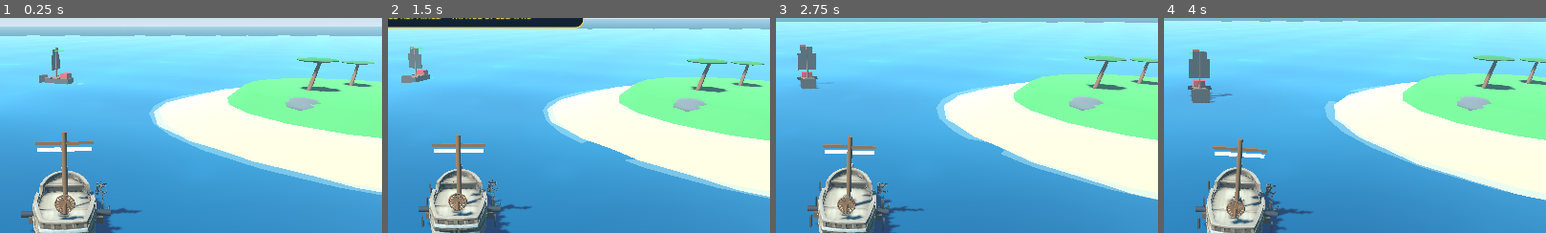
Above: before the commit, frames 1-4 (left to right).
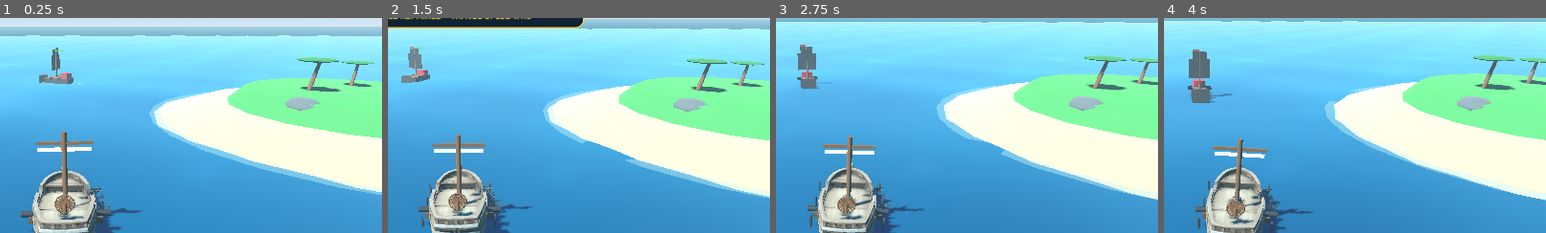
Above: after the commit, the same moments.

Repository: za99405com-ui/Pirate-Seasonline
Game: Godot game, scene res://scenes/world/world.tscn
Same seed, same stepped clock (60 frames per second), same inputs: the game is played once before the commit and once after it.
Inputs:
- Up to frame 1 (0.25 s): no input
- Up to frame 2 (1.5 s): click "UPGRADE 75 G" at 0.5 s; click "UPGRADE 120 G" at 1.25 s
- Up to frame 3 (2.75 s): click "UPGRADE 180 G" at 2 s
- Up to frame 4 (4 s): click "UPGRADE 250 G" at 2.75 s; click "UPGRADE 340 G" at 3.5 s
The pictures show only the part of the screen within x 42-92%, y 15-65%; the shares and areas given below are measured in that part.

The runs differ from the first frame. In frame 1, 0.2% of the frame differs, in the area x 23-32%, y 76-92%; in frame 2, 0.2%; in frame 3, 0.2%; in frame 4, 0.2%.

Commit message:
Parent stowed anchor to ship Visuals/holder; detach only for throw then reattach to hull

Diff:
--- a/godot_game/scripts/player/anchor_rig.gd
+++ b/godot_game/scripts/player/anchor_rig.gd
@@ -1,14 +1,17 @@
 class_name AnchorRig
 extends Node3D
-## Starboard anchor attached beside the forward-right gunwale.
-## The anchor is thrown outward (+X), never backward toward the stern.
-## Its world-space pin and curved rope give the bow a real mooring point.
+## The wooden bracket and the raised anchor are literally children of Visuals.
+## They bob/roll with the hull. ONLY when thrown does the anchor detach into
+## world space. When fully raised it reattaches to the ship-side holder.
 
 enum State { RAISED, LOWERING, SET, RAISING }
 
 @export var anchor_model_path: String = "res://assets/models/Anchor_Mobile_2048.glb"
 @export var holder_model_path: String = "res://assets/models/Anchor_Holder_Mobile_2048.glb"
-@export var mount_offset: Vector3 = Vector3(2.06, 1.38, -1.47)
+# Holder's wooden backplate intersects the starboard hull; never hovers outside.
+@export var mount_offset: Vector3 = Vector3(1.78, 1.05, -1.48)
+# Top metal anchor ring rests against the hooked bracket.
+@export var stow_socket: Vector3 = Vector3(0.46, 0.37, 0.0)
 @export var sea_floor_y: float = -3.5
 @export var lowering_speed: float = 5.8
 @export var raising_speed: float = 4.2
@@ -22,49 +25,51 @@
 var _anchor_position: Vector3 = Vector3.ZERO
 var _drop_progress: float = 0.0
 var _throw_start: Vector3 = Vector3.ZERO
+var _ship: Node3D
+var _visuals: Node3D
 var _holder: Node3D
 var _anchor: Node3D
 var _rope: MeshInstance3D
-var _ship: Node3D
 var _rope_refresh: int = 0
 var _splash_life: float = 0.0
 var _splash: MeshInstance3D
 
 func _ready() -> void:
 	_ship = get_parent() as Node3D
+	_visuals = _ship.get_node("Visuals") as Node3D
 	_holder = Node3D.new()
 	_holder.name = "StarboardAnchorHolder"
-	add_child(_holder)
-	if not _try_load_asset(_holder, holder_model_path, 0.9):
+	_visuals.add_child(_holder)
+	_holder.position = mount_offset
+	if not _try_load_asset(_holder, holder_model_path, 0.90):
 		_fallback_holder(_holder)
-	_holder.rotation.y = -0.18
 
 	_anchor = Node3D.new()
 	_anchor.name = "WorldAnchor"
-	add_child(_anchor)
-	_anchor.top_level = true
+	_holder.add_child(_anchor)
+	_anchor.position = stow_socket
 	if not _try_load_asset(_anchor, anchor_model_path, 1.22):
 		_fallback_anchor(_anchor)
 	else:
-		# Place the topmost part of the imported mesh right at the rope
-		# attachment pivot. The model stays alongside the hull when stowed.
+		# The exported GLB origin is not the rope eye. Find the imported
+		# transformed mesh AABB and move the *model* so the top ring touches
+		# the Anchor node pivot, even with the importer X-axis correction.
 		var model := _anchor.get_child(0) as Node3D
-		var imported_mesh: MeshInstance3D = _find_mesh(model)
-		if imported_mesh:
-			# GLBs include an X-axis import rotation. A raw mesh AABB is
-			# NOT the visible scene AABB: measure transformed corners.
-			var raw_box: AABB = imported_mesh.get_aabb()
-			var minimum: Vector3 = Vector3(INF, INF, INF)
-			var maximum: Vector3 = Vector3(-INF, -INF, -INF)
+		var mesh: MeshInstance3D = _find_mesh(model)
+		if mesh:
+			var bounds: AABB = mesh.get_aabb()
+			var lo: Vector3 = Vector3(INF, INF, INF)
+			var hi: Vector3 = Vector3(-INF, -INF, -INF)
 			for i in range(8):
-				var corner: Vector3 = _anchor.to_local(imported_mesh.to_global(raw_box.get_endpoint(i)))
-				minimum = minimum.min(corner)
-				maximum = maximum.max(corner)
+				var local_pt: Vector3 = _anchor.to_local(mesh.to_global(bounds.get_endpoint(i)))
+				lo = lo.min(local_pt)
+				hi = hi.max(local_pt)
 			model.position -= Vector3(
-				(minimum.x + maximum.x) * 0.5,
-				maximum.y,
-				(minimum.z + maximum.z) * 0.5
+				(lo.x + hi.x) * 0.5,
+				hi.y,
+				(lo.z + hi.z) * 0.5
 			)
+	_anchor_position = _anchor.global_position
 
 	_rope = MeshInstance3D.new()
 	_rope.name = "CurvedAnchorRope"
@@ -74,6 +79,7 @@
 	rope_material.cull_mode = BaseMaterial3D.CULL_DISABLED
 	_rope.material_override = rope_material
 	_rope.cast_shadow = GeometryInstance3D.SHADOW_CASTING_SETTING_OFF
+	_rope.visible = false
 
 	_splash = MeshInstance3D.new()
 	_splash.name = "AnchorEntryRipple"
@@ -90,40 +96,54 @@
 	add_child(_splash)
 	_splash.top_level = true
 	_splash.visible = false
-	call_deferred("_reset_visuals")
+
+func _stowed_ring() -> Vector3:
+	# The anchor pivot and the holder share the SAME parent when raised.
+	return _holder.to_global(stow_socket)
 
 func get_attachment_position() -> Vector3:
-	return _attachment_position() + _ship.global_basis * Vector3(0.16, -0.04, 0.0)
-
-func _attachment_position() -> Vector3:
-	if not is_instance_valid(_ship):
-		return Vector3.ZERO
-	var ship_visuals: Node3D = _ship.get_node_or_null("Visuals") as Node3D
-	if ship_visuals:
-		return ship_visuals.to_global(mount_offset)
-	return _ship.to_global(mount_offset)
-
-func _stowed_ring() -> Vector3:
-	return _attachment_position() + _ship.global_basis * Vector3(0.18, -0.11, 0.0)
+	return _holder.to_global(stow_socket + Vector3(0.0, 0.05, 0.0))
+
+func _is_stowed_parent() -> bool:
+	return _anchor.get_parent() == _holder
+
+func _release_into_world() -> void:
+	if not _is_stowed_parent():
+		return
+	var in_world: Transform3D = _anchor.global_transform
+	_anchor.reparent(self, true)
+	_anchor.top_level = true
+	_anchor.global_transform = in_world
+	_anchor_position = in_world.origin
+
+func _attach_to_holder() -> void:
+	if not _is_stowed_parent():
+		_anchor.top_level = false
+		_anchor.reparent(_holder, false)
+	_anchor.top_level = false
+	_anchor.position = stow_socket
+	_anchor.rotation = Vector3.ZERO
+	_anchor.scale = Vector3.ONE
+	_anchor_position = _anchor.global_position
+	_rope.visible = false
 
 func _reset_visuals() -> void:
 	if not is_instance_valid(_ship) or not is_instance_valid(_anchor):
 		return
-	_anchor_position = _stowed_ring()
-	_anchor.global_position = _anchor_position
-	_update_holder_position()
-	_update_rope()
+	_attach_to_holder()
 
 func toggle() -> void:
 	if state == State.RAISED or state == State.RAISING:
-		_throw_start = _stowed_ring()
+		_release_into_world()
+		_throw_start = _anchor.global_position
 		_anchor_position = _throw_start
 		_drop_progress = 0.0
-		# Starboard (right) and slightly toward the BOW (-Z), not behind.
+		# Throw to STARBOARD (+X) and slightly FORWARD (-Z).
 		seabed_point = _throw_start + _ship.global_basis.x * throw_side_distance
 		seabed_point -= _ship.global_basis.z * throw_forward_distance
 		seabed_point.y = sea_floor_y
 		state = State.LOWERING
+		_rope.visible = true
 	else:
 		state = State.RAISING
 	_splash.visible = false
@@ -131,7 +151,7 @@
 
 func reset_anchor() -> void:
 	state = State.RAISED
-	call_deferred("_reset_visuals")
+	_attach_to_holder()
 
 func is_deployed() -> bool:
 	return state != State.RAISED
@@ -148,11 +168,13 @@
 func update_anchor(delta: float) -> void:
 	if not is_instance_valid(_anchor):
 		return
-	_update_holder_position()
+	if state == State.RAISED:
+		# No global-position assignments: Node3D parenting makes the anchor
+		# a stable part of the ship, including its wave-driven rotation.
+		_anchor_position = _anchor.global_position
+		return
 	var stowed: Vector3 = _stowed_ring()
 	match state:
-		State.RAISED:
-			_anchor_position = stowed
 		State.LOWERING:
 			_drop_progress = minf(_drop_progress + delta * 2.5, 1.0)
 			var throw_blend: float = smoothstep(0.0, 1.0, _drop_progress)
@@ -167,8 +189,8 @@
 			if _drop_progress >= 1.0 and _anchor_position.y <= sea_floor_y + 0.14:
 				_anchor_position = seabed_point + Vector3(0.0, 0.13, 0.0)
 				state = State.SET
-				var ring_offset: Vector3 = get_attachment_position() - seabed_point
-				rope_reach = maxf(0.80, Vector2(ring_offset.x, ring_offset.z).length() - initial_tension)
+				var stretch: Vector3 = get_attachment_position() - seabed_point
+				rope_reach = maxf(0.80, Vector2(stretch.x, stretch.z).length() - initial_tension)
 		State.SET:
 			_anchor_position = seabed_point + Vector3(0.0, 0.13, 0.0)
 		State.RAISING:
@@ -176,9 +198,12 @@
 			if _anchor_position.distance_to(stowed) <= 0.045:
 				_anchor_position = stowed
 				state = State.RAISED
-	_anchor.global_position = _anchor_position
+				_attach_to_holder()
+				return
+	if not _is_stowed_parent():
+		_anchor.global_position = _anchor_position
 	_rope_refresh += 1
-	if (_rope_refresh % 2) == 0 or state == State.RAISED:
+	if _rope_refresh % 2 == 0:
 		_update_rope()
 	if _splash_life > 0.0:
 		_splash_life -= delta
@@ -186,23 +211,17 @@
 		if _splash_life <= 0.0:
 			_splash.visible = false
 
-func _update_holder_position() -> void:
-	if is_instance_valid(_holder):
-		_holder.global_position = _attachment_position()
-
 func _update_rope() -> void:
-	if not is_instance_valid(_rope):
-		return
+	if _is_stowed_parent():
+		_rope.visible = false
+		return
+	_rope.visible = true
 	var start: Vector3 = get_attachment_position()
 	var finish: Vector3 = _anchor_position
 	var straight: float = start.distance_to(finish)
-	var droop: float = clampf(straight * 0.14, 0.05, 0.9)
-	if state == State.RAISED:
-		droop = 0.035
+	var droop: float = clampf(straight * 0.14, 0.05, 0.90)
 	var sideways: Vector3 = _ship.global_basis.x * minf(straight * 0.14, 0.35)
 	var middle: Vector3 = (start + finish) * 0.5 + sideways - Vector3.UP * droop
-	# Curved rope generated in world coordinates; parent boat can rotate
-	# without dragging the seabed anchor along with it.
 	var surface := SurfaceTool.new()
 	surface.begin(Mesh.PRIMITIVE_TRIANGLES)
 	var sides: int = 6
@@ -235,8 +254,8 @@
 	_rope.global_transform = Transform3D.IDENTITY
 
 func _bezier(a: Vector3, b: Vector3, c: Vector3, t: float) -> Vector3:
-	var one_minus: float = 1.0 - t
-	return a * one_minus * one_minus + b * 2.0 * t * one_minus + c * t * t
+	var u: float = 1.0 - t
+	return a * u * u + b * 2.0 * t * u + c * t * t
 
 func _try_load_asset(parent: Node3D, path: String, target_span: float) -> bool:
 	if not ResourceLoader.exists(path):
